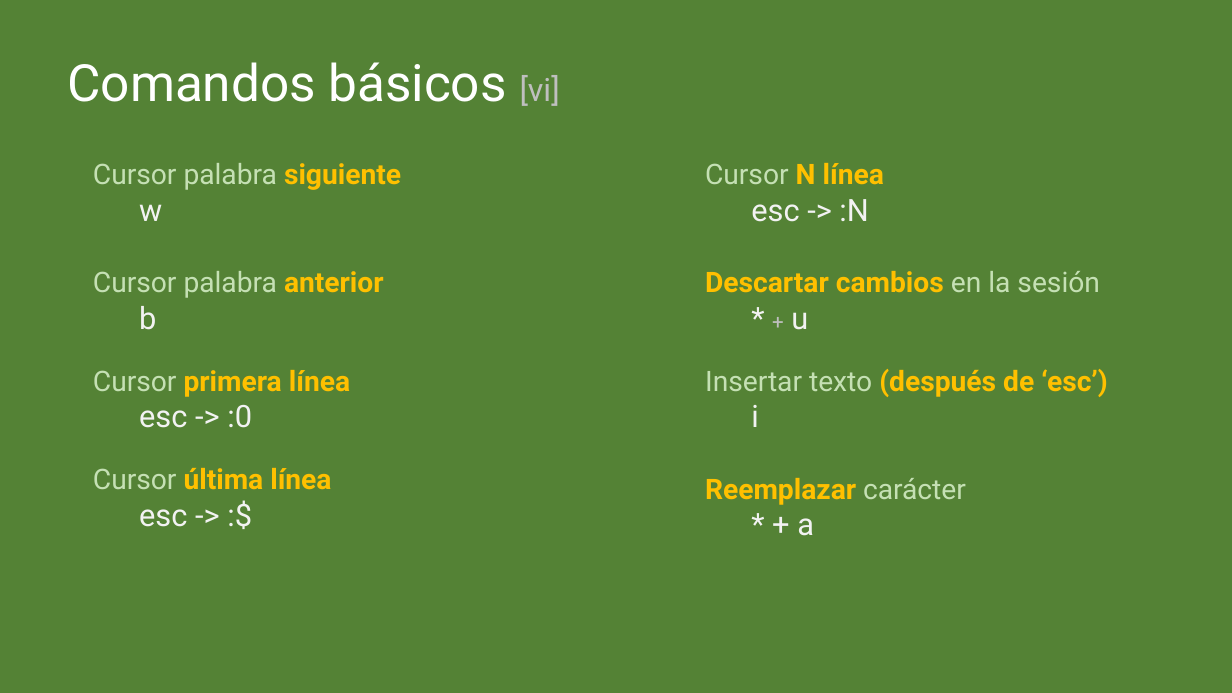
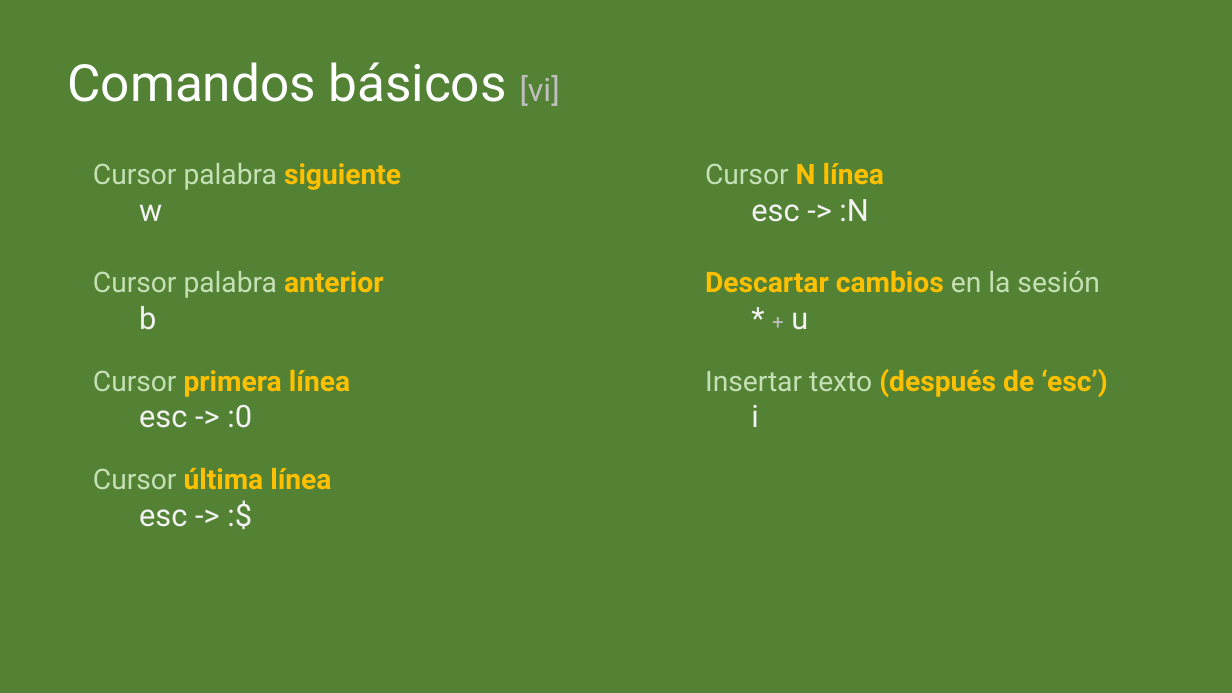
Before and after one commit to cimadev/PlaticasTalleres, a slide deck: slide 14 of 2017/dec_7_Git_GitHub_WorkShop/DGO.pptx (slide 28 before the commit). Drawn at 1232x693 pixels with LibreOffice and Linux fonts; fonts in the diff are those of the drawing. Boxes give left, top, right and bottom in pixels: in the first picture for what was removed or moved away, otherwise in the second. Text is boxed around its words. In the diff, an @@ line names an element or a change of style, - is before the commit and + after.

```diff
--- a/2017/dec_7_Git_GitHub_WorkShop/DGO.pptx
+++ b/2017/dec_7_Git_GitHub_WorkShop/DGO.pptx
@@ text at [705, 478, 966, 536]: paragraphs removed @@
-Reemplazar carácter
-* + a
```
Also in this commit, not shown: 7 other slides changed, 5 slides added, 1 slide removed.
